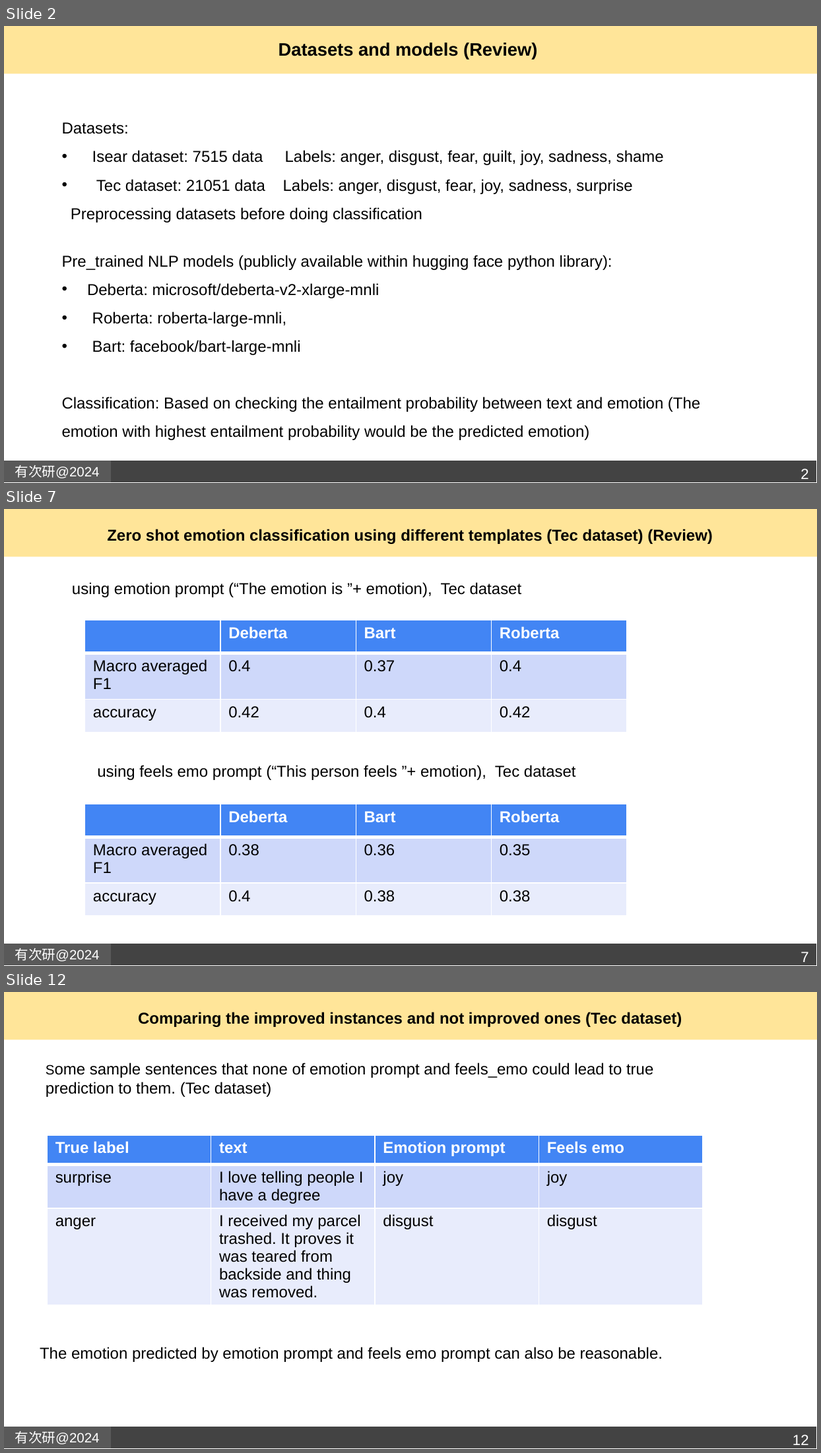
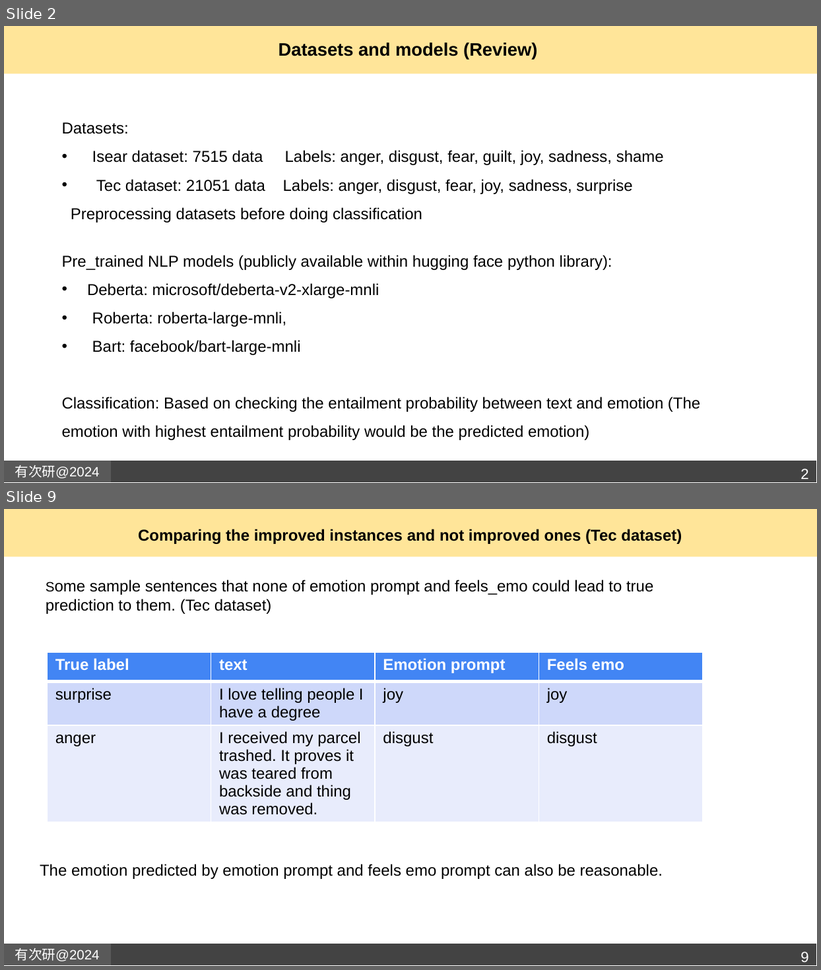
Before and after one commit to Gita1996/Emotion-classification-in-text, a slide deck: emotion classification_report_anaysis_synonyms.pptx. Shown one above the other, each under a label of ours: slides 2, 7 and 12 before the commit, slides 2 and 9 after it; the slides between them are not shown. The pictures are 821x1453 and 821x970 pixels, drawn with LibreOffice and Linux fonts; fonts in the diff are those of the drawing; background and template pictures are left out. Boxes give left, top, right and bottom in pixels: in the first picture for what was removed or moved away, otherwise in the second. Text is boxed around its words. In the diff, an @@ line names an element or a change of style, - is before the commit and + after.

```diff
--- a/emotion classification_report_anaysis_synonyms.pptx
+++ b/emotion classification_report_anaysis_synonyms.pptx
@@ slide 7 removed at box(4, 509, 817, 966), background #FFFFFF; not listed: 3 template elements that a slide beside it also shows @@
@@ title removed at box(107, 529, 713, 544) @@
-Zero shot emotion classification using different templates (Tec dataset) (Review)
@@ text removed at box(72, 582, 522, 597) @@
-using emotion prompt (“The emotion is ”+ emotion), Tec dataset
@@ table removed at box(85, 621, 628, 733), 3 rows, 4 columns @@
- | Deberta | Bart | Roberta
-Macro averaged F1 | 0.4 | 0.37 | 0.4
-accuracy | 0.42 | 0.4 | 0.42
@@ text removed at box(97, 765, 576, 780) @@
-using feels emo prompt (“This person feels ”+ emotion), Tec dataset
@@ table removed at box(85, 804, 628, 916), 3 rows, 4 columns @@
- | Deberta | Bart | Roberta
-Macro averaged F1 | 0.38 | 0.36 | 0.35
-accuracy | 0.4 | 0.38 | 0.38
@@ page number removed at box(801, 952, 809, 962) @@
-7
@@ what was slide 12 is now slide 9 @@
@@ page number at box(801, 952, 809, 962): text changed @@
-12
+9
```
Also in this commit, not shown: 6 slides changed, 2 slides added, 3 other slides removed.
